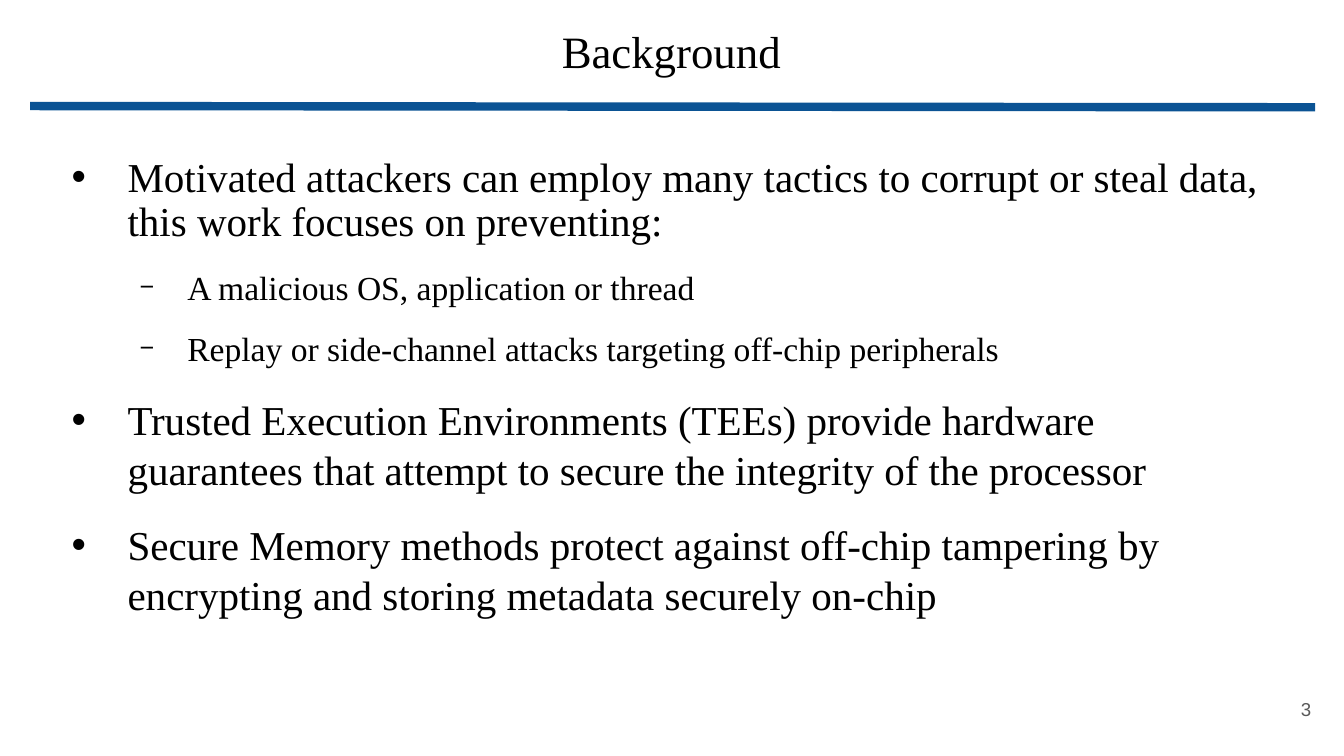
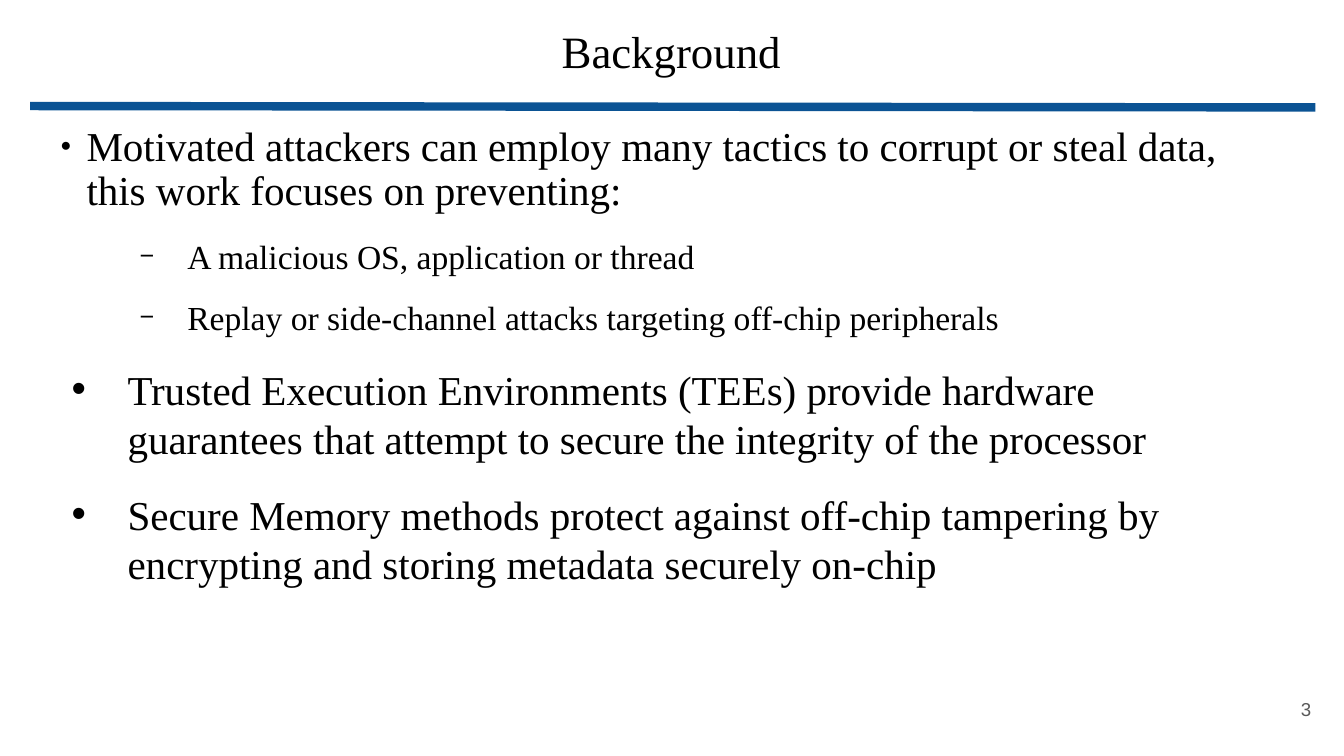
Before and after one commit to wbuziak/grad-research, a slide deck: slide 3 of resources/presentations/update.pptx. Drawn at 1344x756 pixels with LibreOffice and Linux fonts; fonts in the diff are those of the drawing. Boxes give left, top, right and bottom in pixels: in the first picture for what was removed or moved away, otherwise in the second. Text is boxed around its words. In the diff, an @@ line names an element or a change of style, - is before the commit and + after.

```diff
--- a/resources/presentations/update.pptx
+++ b/resources/presentations/update.pptx
@@ text "Motivated attackers can employ many ..." moved from (x1=128, y1=163, x2=1258, y2=618) to (x1=87, y1=132, x2=1217, y2=587) @@
@@ text at (x1=87, y1=132, x2=1217, y2=213): bullet • to ●; less space between paragraphs @@
```
Also in this commit, not shown: 6 other slides changed, 12 slides added, 2 other files.
